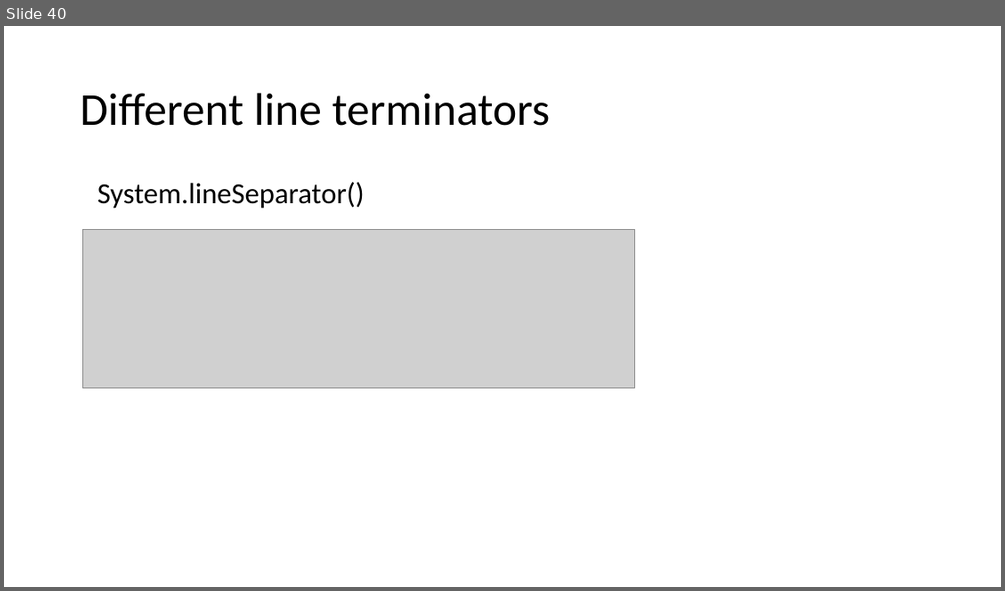
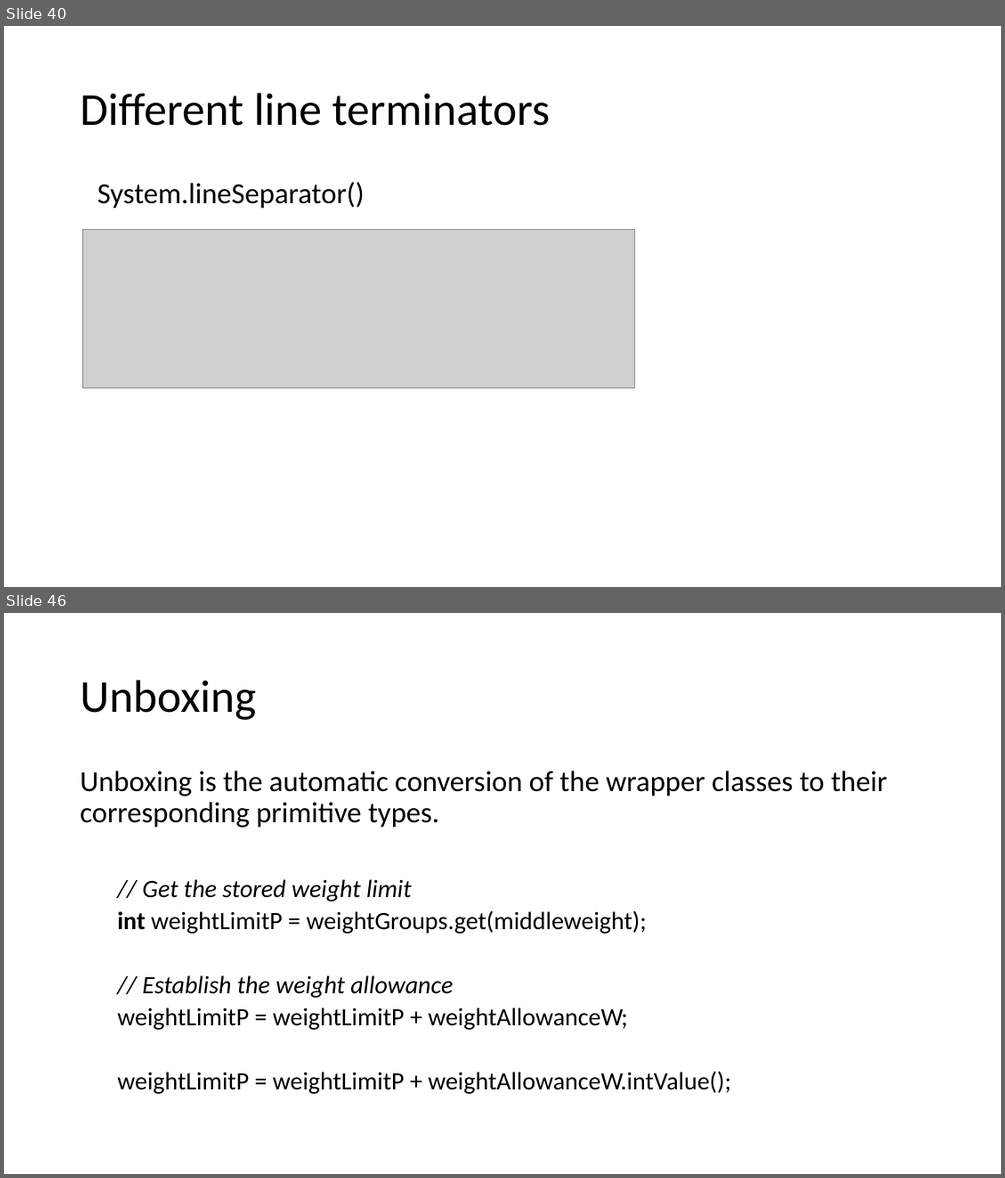
Before and after one commit to VeerababuK/Core-Java, a slide deck: Java Basics.pptx. Shown one above the other, each under a label of ours: slide 40 before the commit, slides 40 and 46 after it; the slides between them are not shown. The pictures are 1005x591 and 1005x1178 pixels, drawn with LibreOffice and Linux fonts; fonts in the diff are those of the drawing; grey boxes stand for pictures. Boxes give left, top, right and bottom in pixels: in the first picture for what was removed or moved away, otherwise in the second. Text is boxed around its words. In the diff, an @@ line names an element or a change of style, - is before the commit and + after.

```diff
--- a/Java Basics.pptx
+++ b/Java Basics.pptx
@@ slide 46 added at box(4, 613, 1001, 1174), background #FFFFFF @@
@@ title added at box(80, 680, 256, 720), 44 pt, text #000000 @@
+Unboxing
@@ text added at box(80, 771, 887, 1094), 24 pt, text #000000 @@
+Unboxing is the automatic conversion of the wrapper classes to their corresponding primitive types.
+  // Get the stored weight limit
+  int weightLimitP = weightGroups.get(middleweight);
+  // Establish the weight allowance
+  weightLimitP = weightLimitP + weightAllowanceW;
+  weightLimitP = weightLimitP + weightAllowanceW.intValue();
```
Also in this commit, not shown: 32 other slides added.
